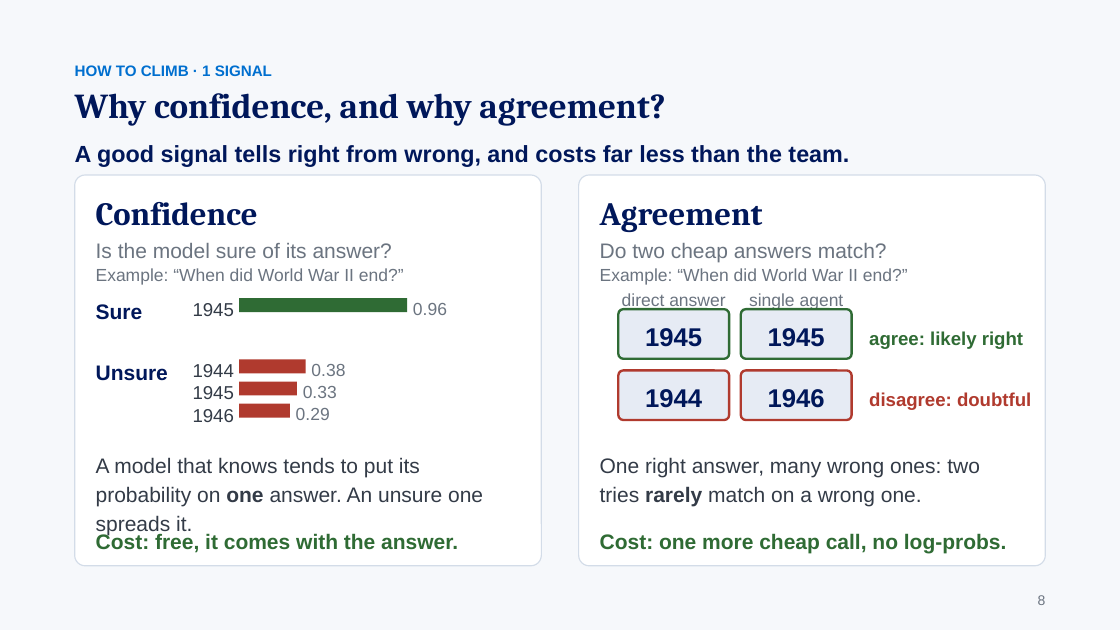
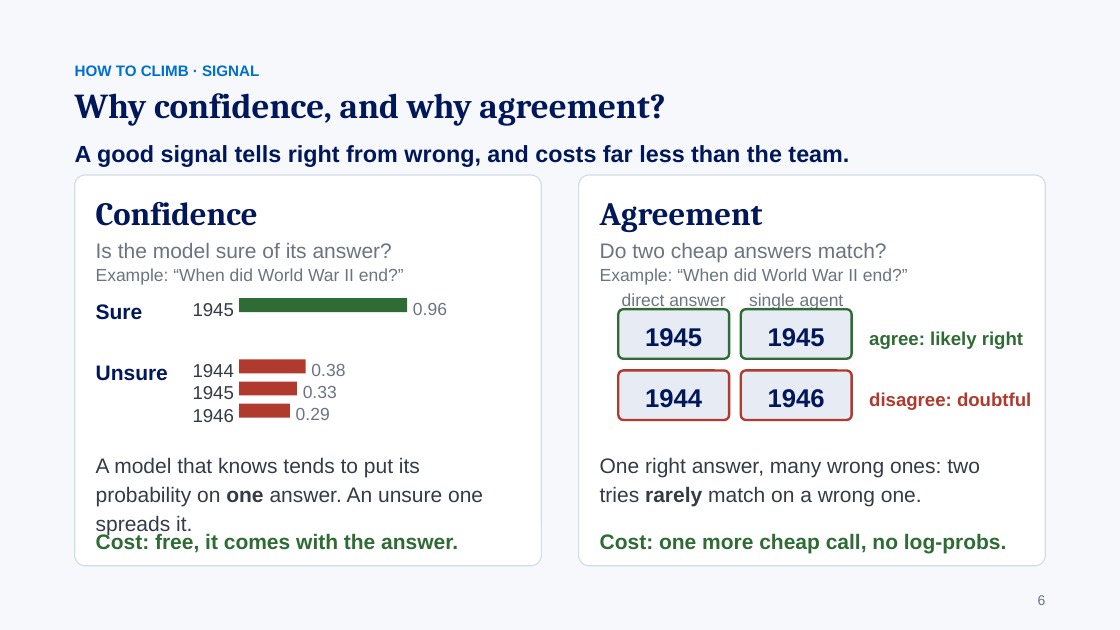
Before and after one commit to gaoj21/tokenbank, a slide deck: slide 6 of slides/CLIMB_talk.pptx (slide 8 before the commit). Drawn at 1120x630 pixels with LibreOffice and Linux fonts; fonts in the diff are those of the drawing. Boxes give left, top, right and bottom in pixels: in the first picture for what was removed or moved away, otherwise in the second. Text is boxed around its words. In the diff, an @@ line names an element or a change of style, - is before the commit and + after.

```diff
--- a/slides/CLIMB_talk.pptx
+++ b/slides/CLIMB_talk.pptx
@@ text at (x1=75, y1=65, x2=259, y2=76): text changed @@
-HOW TO CLIMB · 1 SIGNAL
+HOW TO CLIMB · SIGNAL
```
Also in this commit, not shown: 18 other slides changed, 6 slides added, 1 slide removed, 3 other files.
